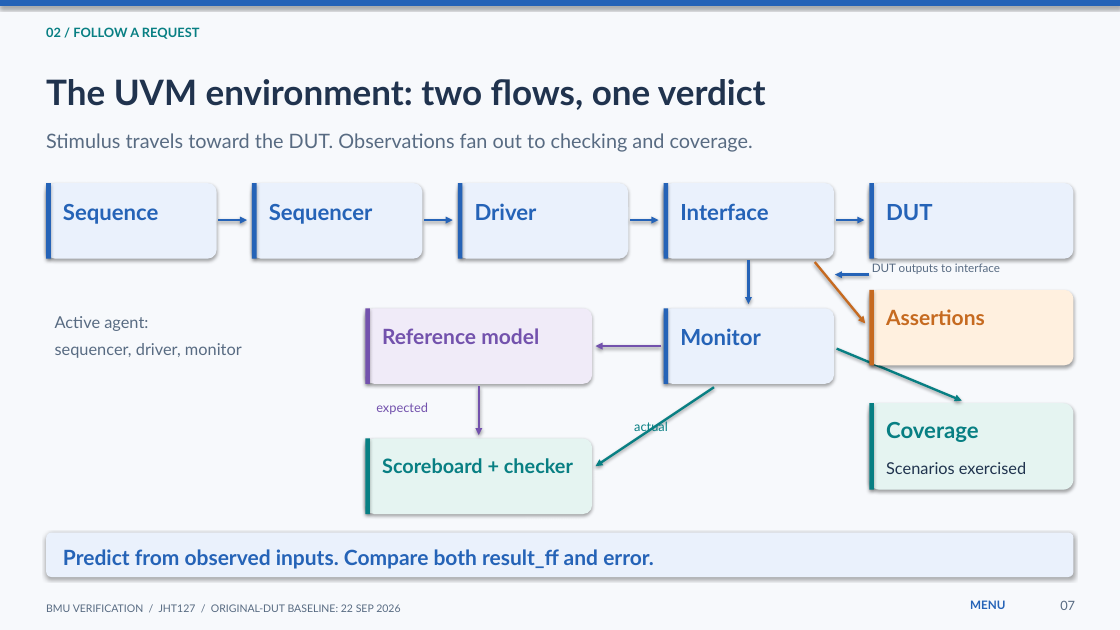
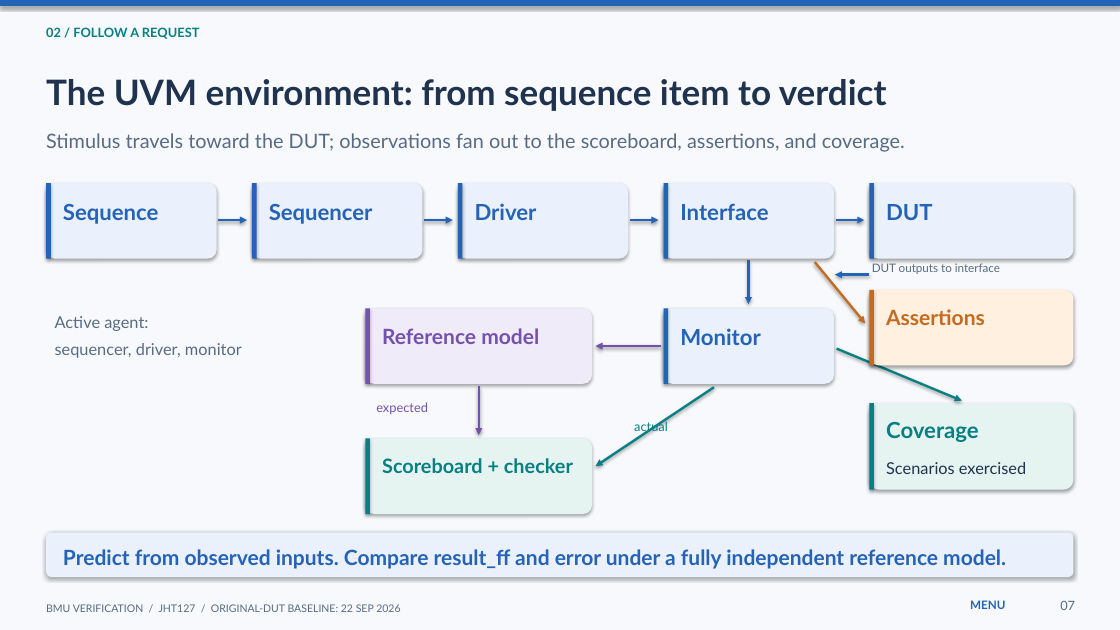
Before and after one commit to JHT127/riscv-bmu-verification, a slide deck: slide 7 of docs/09_presentation/Presentation_BMU_Verification.pptx. Drawn at 1120x630 pixels with LibreOffice and Linux fonts; fonts in the diff are those of the drawing. Boxes give left, top, right and bottom in pixels: in the first picture for what was removed or moved away, otherwise in the second. Text is boxed around its words. In the diff, an @@ line names an element or a change of style, - is before the commit and + after.

```diff
--- a/docs/09_presentation/Presentation_BMU_Verification.pptx
+++ b/docs/09_presentation/Presentation_BMU_Verification.pptx
@@ text at bbox=[46, 79, 887, 111]: text changed @@
-The UVM environment: two flows, one verdict
+The UVM environment: from sequence item to verdict
@@ text at bbox=[46, 133, 905, 152]: text changed @@
-Stimulus travels toward the DUT. Observations fan out to checking and coverage.
+Stimulus travels toward the DUT; observations fan out to the scoreboard, assertions, and coverage.
@@ text at bbox=[63, 549, 1006, 569]: text changed @@
-Predict from observed inputs. Compare both result_ff and error.
+Predict from observed inputs. Compare result_ff and error under a fully independent reference model.
```
Also in this commit, not shown: 12 other slides changed.
